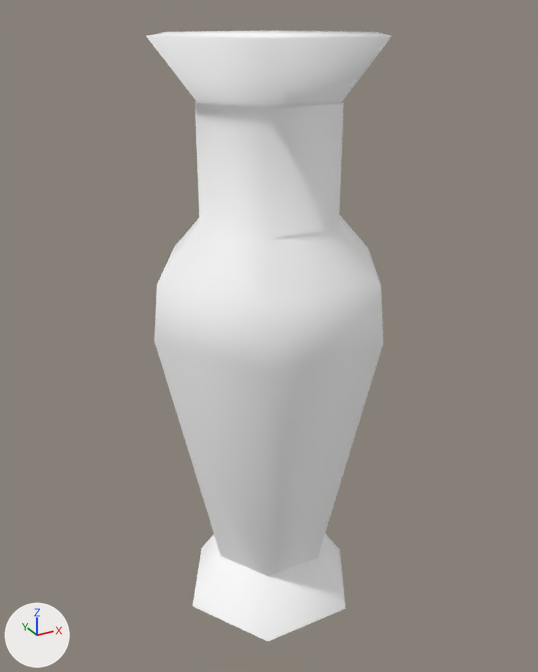
The glTF model public/3d/item/model__item__shop.ofs_3367_0/3367kg_sh2_08.gltf, before and after one commit.
The view is the same before and after, from a 50 mm lens placed at (-0.634, -1.149, 1.163), pointed at (0.003, 0.009, 0.584). Arrows for +X, +Y and +Z are at lower left; the lights stay in place. The older version comes first.

Script lines for the objects in view, before the commit:
```python
mat_sh2_08_0 = principled_material('sh2_08_0')
mat_sh2_08_0.base_color = (1.0, 1.0, 1.0)  # white #ffffff
mat_sh2_08_0.roughness = 1.0
me_3367kg_sh2_08 = bpy.data.meshes.new('3367kg_sh2_08')
me_3367kg_sh2_08.from_pydata(...)  # 45 vertices, 66 faces; spans x -0.232..0.232, y -0.201..0.201, z 0.001..1.125
me_3367kg_sh2_08.materials.append(mat_sh2_08_0)  # white #ffffff
ob_3367kg_sh2_08 = bpy.data.objects.new('3367kg_sh2_08', me_3367kg_sh2_08)
ob_3367kg_sh2_08.location = (0.0, 0.0, 0.0)
```
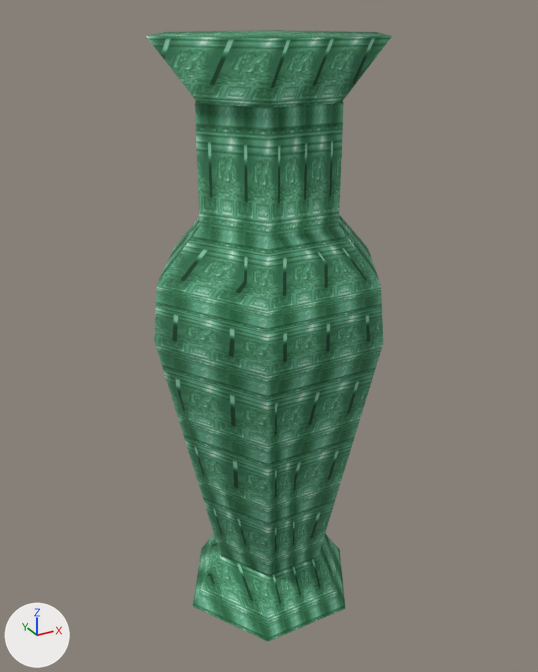
The change in detail:
Picture 'sh2_08_0' (img_sh2_08_0) is new.
In material 'sh2_08_0' (mat_sh2_08_0), base_color is no longer (1.0, 1.0, 1.0), white #ffffff.
In material 'sh2_08_0' (mat_sh2_08_0), texture is now set to img_sh2_08_0.

Changed parts and their boxes (x1, y1, x2, y2) in the pictures (538 x 672 px):
'3367kg_sh2_08', surface changed (white to green)
    both: (146, 30, 392, 641)
